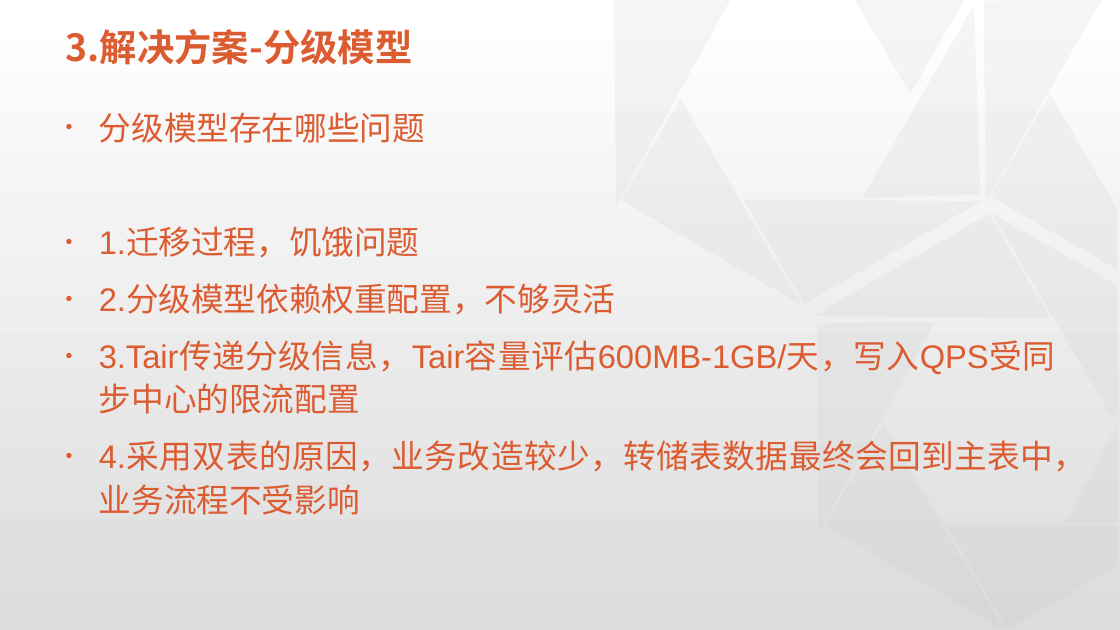
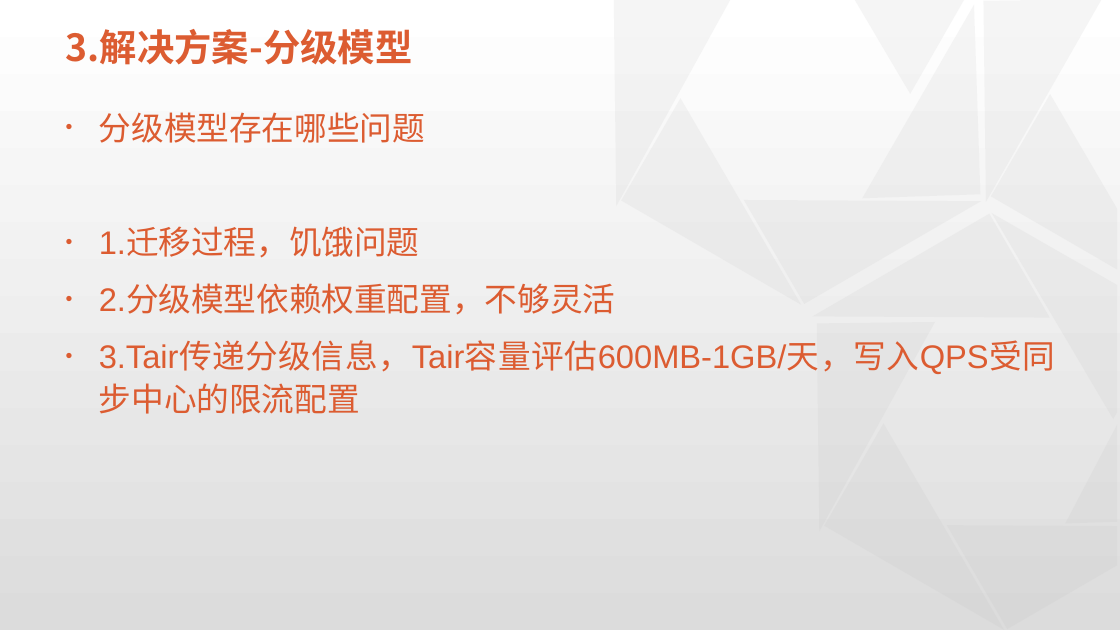
Before and after one commit to physicsLoveJava/java-miscellaneous, a slide deck: slide 19 of tech-interview/a-task/实习总结预展示板-新版.pptx (slide 15 before the commit). Drawn at 1120x630 pixels with LibreOffice and Linux fonts; fonts in the diff are those of the drawing; background and template pictures are left out. Boxes give left, top, right and bottom in pixels: in the first picture for what was removed or moved away, otherwise in the second. Text is boxed around its words. In the diff, an @@ line names an element or a change of style, - is before the commit and + after.

```diff
--- a/tech-interview/a-task/实习总结预展示板-新版.pptx
+++ b/tech-interview/a-task/实习总结预展示板-新版.pptx
@@ text at [99, 442, 1087, 515]: paragraph removed @@
-• 4.采用双表的原因，业务改造较少，转储表数据最终会回到主表中，业务流程不受影响
```
Also in this commit, not shown: 6 other slides changed, 4 slides added, 1 other file.
